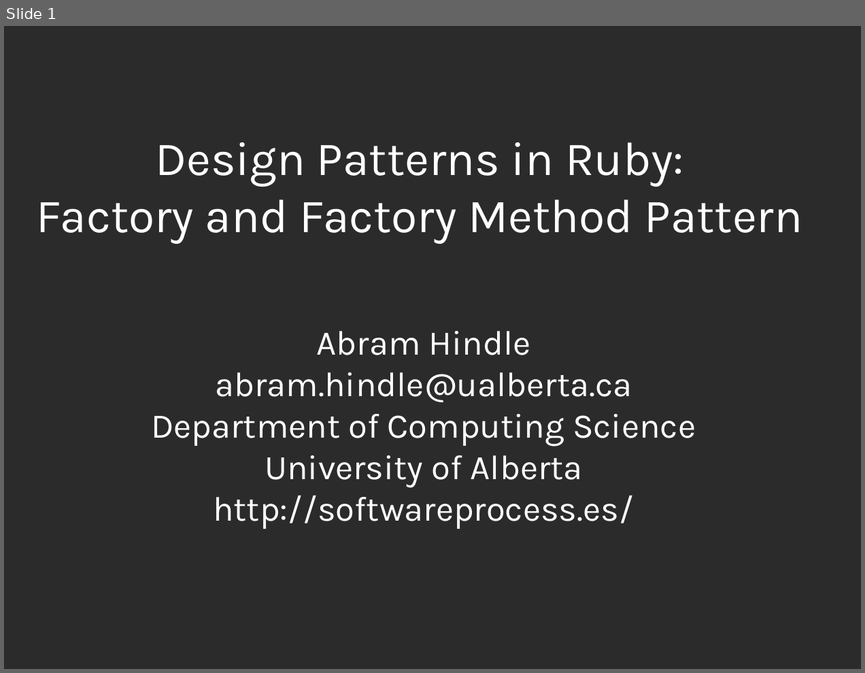
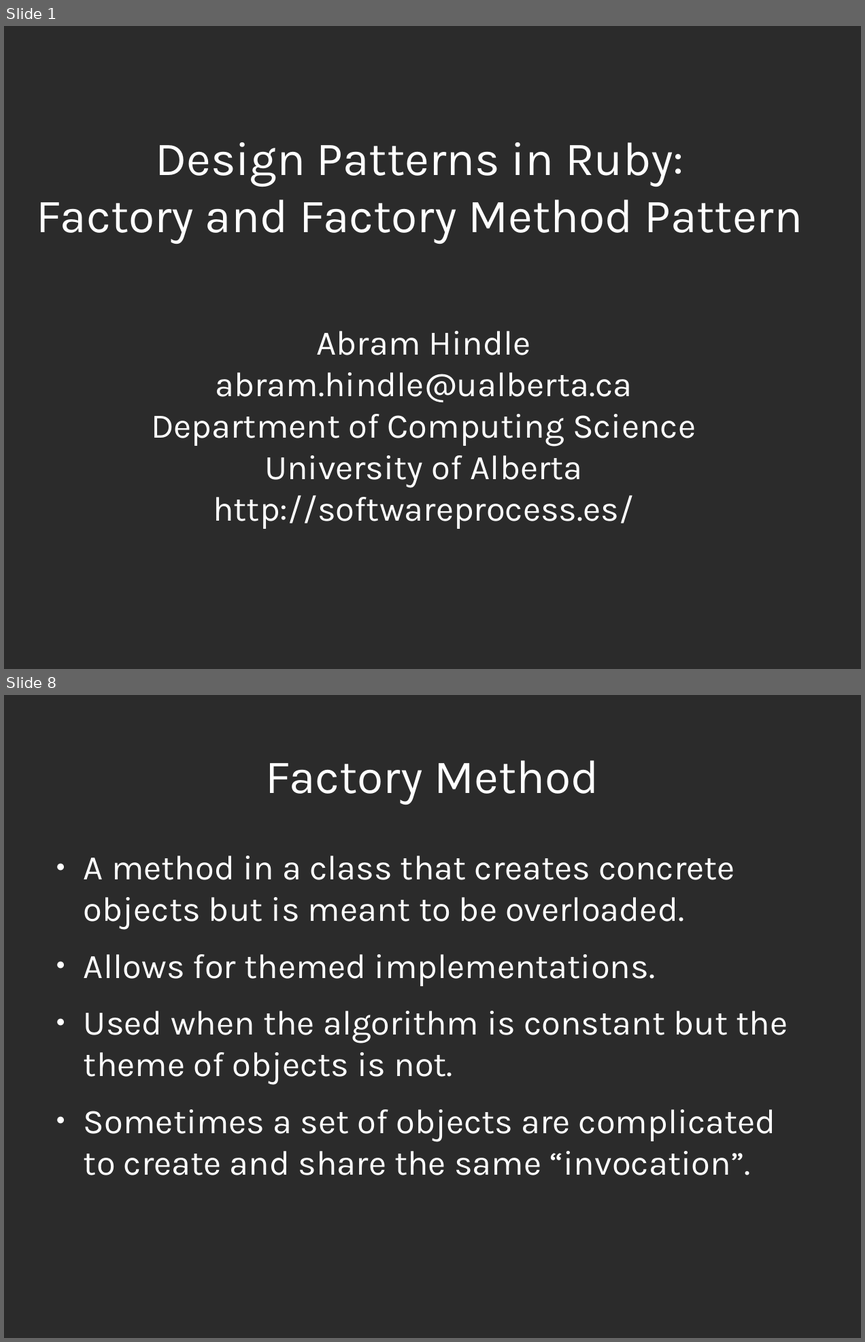
Before and after one commit to abramhindle/ruby-design-patterns, a slide deck: Factory and Factory Method.odp. Shown one above the other, each under a label of ours: slide 1 before the commit, slides 1 and 8 after it; the slides between them are not shown. The pictures are 865x673 and 865x1342 pixels, drawn with LibreOffice and Linux fonts; fonts in the diff are those of the drawing; background and template pictures are left out; a plain dark background stands for a picture behind light text. Boxes give left, top, right and bottom in pixels: in the first picture for what was removed or moved away, otherwise in the second. Text is boxed around its words. In the diff, an @@ line names an element or a change of style, - is before the commit and + after.

Commit message:
Factory Pattern

```diff
--- a/Factory and Factory Method.odp
+++ b/Factory and Factory Method.odp
@@ slide 8 added at (4,695,861,1338), background picture (left out) @@
@@ title added at (265,760,599,804), 44 pt, text #FFFFFF @@
+Factory Method
@@ text added at (84,855,787,1175), 32 pt, text #FFFFFF @@
+● A method in a class that creates concrete objects but is meant to be overloaded.
+● Allows for themed implementations.
+● Used when the algorithm is constant but the theme of objects is not.
+● Sometimes a set of objects are complicated to create and share the same “invocation”.
```
Also in this commit, not shown: 10 other slides added, 1 slide removed, 4 other files.
